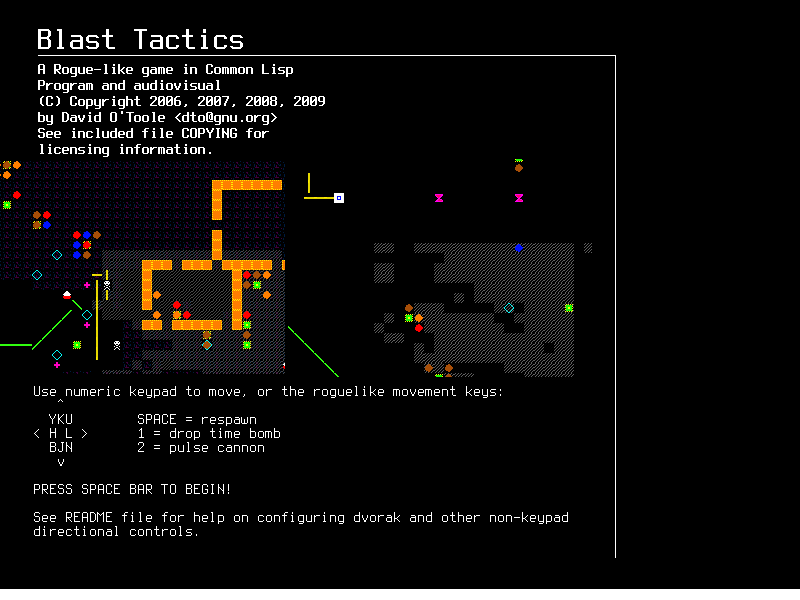
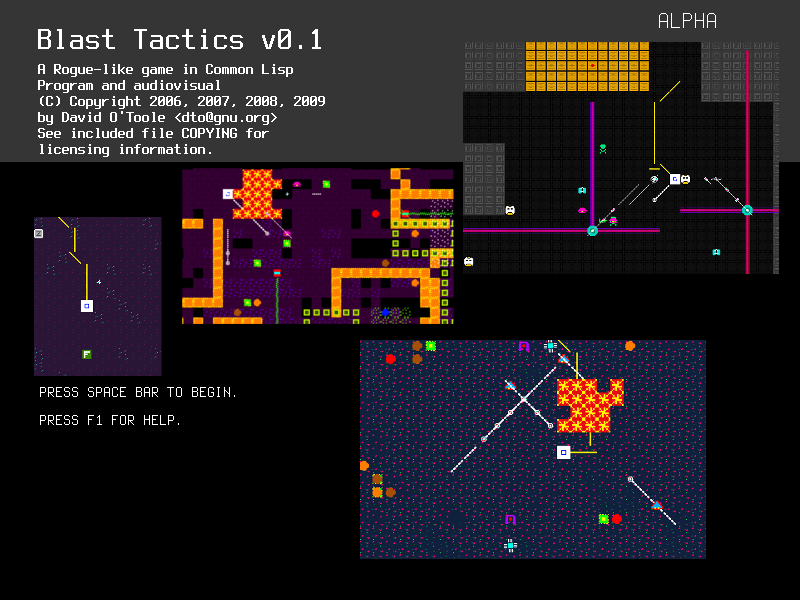
Layered file, before and after one edit (800x600). Changes by layer:
added layer "Pasted Layer#5" above "Pasted Layer#3" over (x1=360, y1=340, x2=706, y2=559)
added layer "Pasted Layer#3" above "Pasted Layer#4" over (x1=182, y1=168, x2=454, y2=324)
added layer "Pasted Layer#4" above "Pasted Layer#2" over (x1=463, y1=42, x2=779, y2=274)
added layer "Pasted Layer#2" above "PRESS SPACE BAR TO BEGIN!! ..." over (x1=34, y1=217, x2=162, y2=376)
renamed "Use numeric keypad to move, or..." to "PRESS SPACE BAR TO BEGIN!! ...", hid it, painted on it over (x1=34, y1=386, x2=568, y2=536)
added layer "PRESS SPACE BAR TO BEGIN. ..." above "sdfs" over (x1=40, y1=387, x2=235, y2=425)
renamed "Blast Tactics ..." to "Blast Tactics v0.1", painted on it over (x1=41, y1=29, x2=321, y2=49)
hid "Pasted Layer#1" over (x1=288, y1=159, x2=592, y2=377)
hid "Pasted Layer" over (x1=0, y1=160, x2=285, y2=374)
added layer "ALPHA" above "New Layer" over (x1=659, y1=13, x2=716, y2=28)
painted on "New Layer" over (x1=0, y1=0, x2=800, y2=600)
painted on "Background" over (x1=0, y1=55, x2=800, y2=600)
